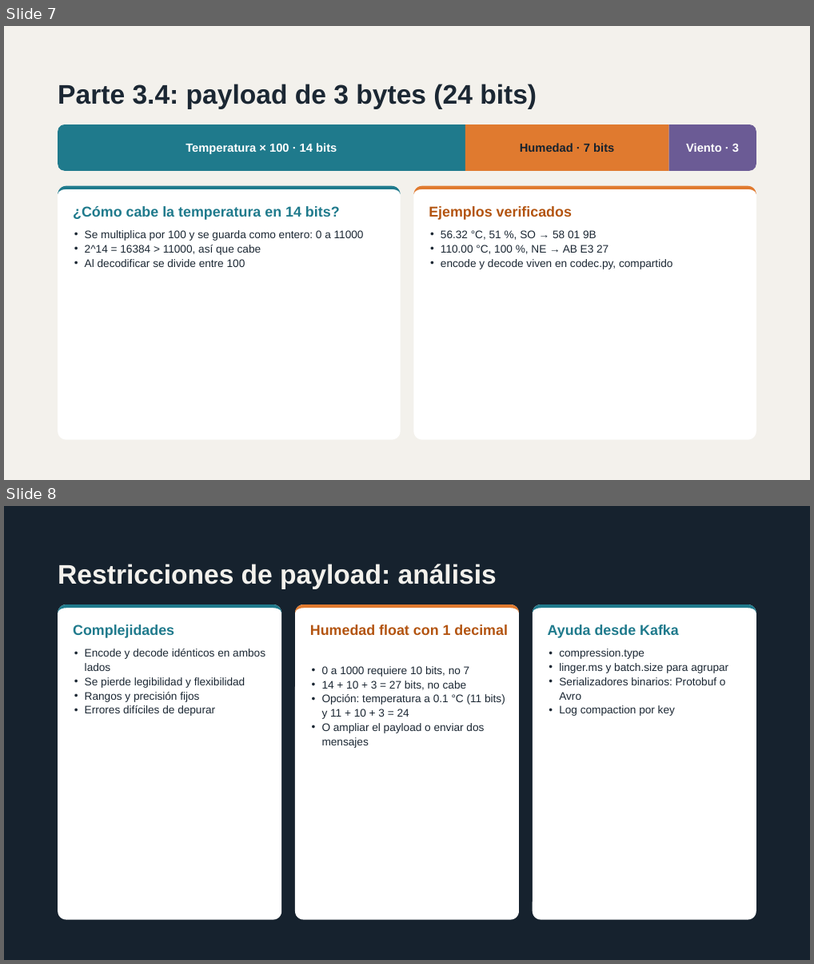
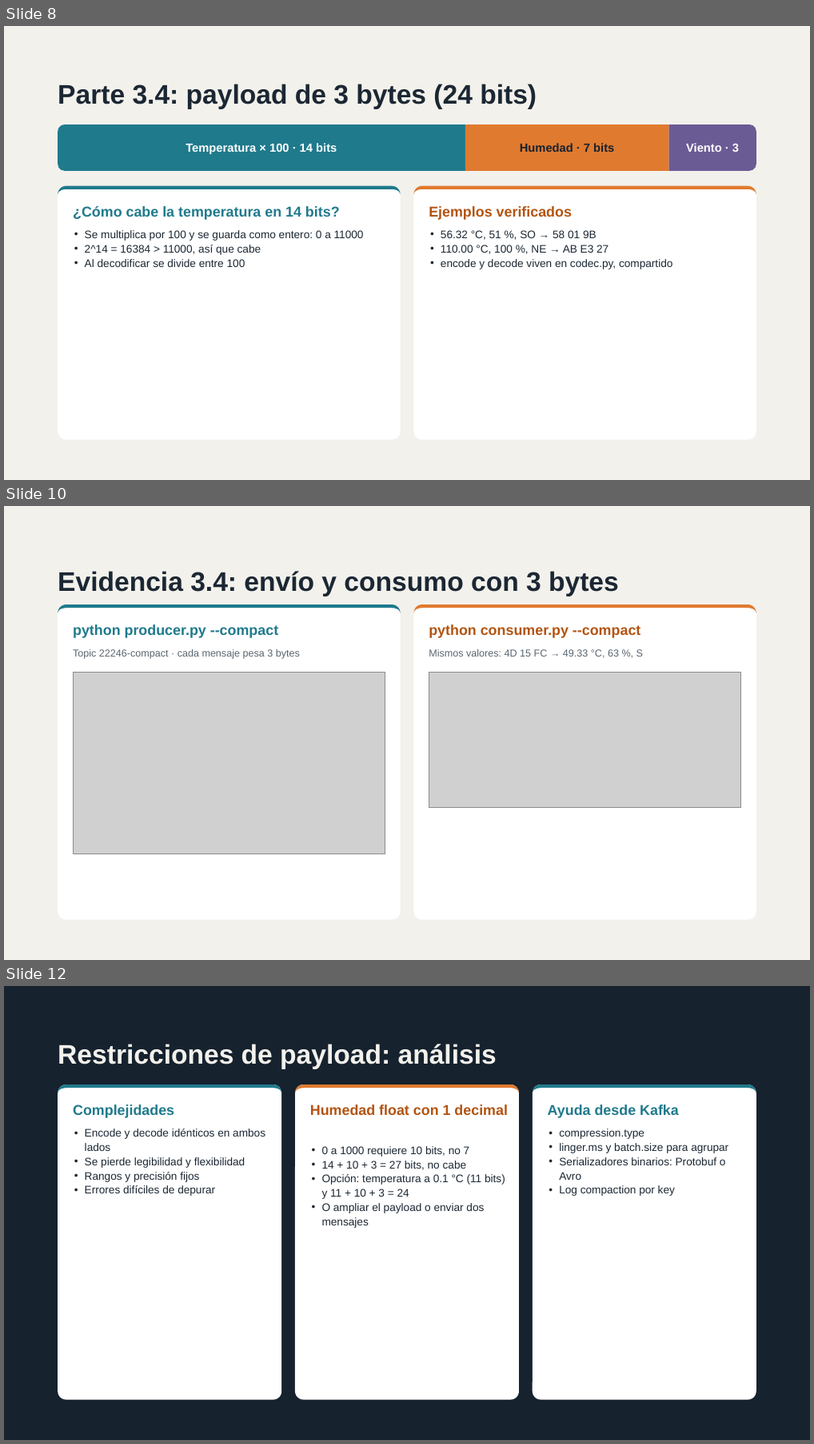
Before and after one commit to nicollegordillo/IOT-estacion-meteorologica, a slide deck: IoTEstaciónMeteorológica.pptx. Shown one above the other, each under a label of ours: slides 7 and 8 before the commit, slides 8, 10 and 12 after it; the slides between them are not shown. The pictures are 814x964 and 814x1444 pixels, drawn with LibreOffice and Linux fonts; fonts in the diff are those of the drawing; grey boxes stand for pictures. Boxes give left, top, right and bottom in pixels: in the first picture for what was removed or moved away, otherwise in the second. Text is boxed around its words. In the diff, an @@ line names an element or a change of style, - is before the commit and + after.

```diff
--- a/IoTEstaciónMeteorológica.pptx
+++ b/IoTEstaciónMeteorológica.pptx
@@ slide 10 added at box(4, 506, 810, 960), background #F3F1EC @@
@@ title added at box(58, 571, 619, 596), 32 pt, text #1B2733, bold @@
+Evidencia 3.4: envío y consumo con 3 bytes
@@ rounded rectangle added at box(58, 604, 401, 920), fill #FFFFFF @@
@@ freeform shape added at box(58, 604, 401, 920), fill #1F7A8C @@
@@ text added at box(73, 624, 278, 638), 17 pt, text #1F7A8C, bold @@
+python producer.py --compact
@@ rounded rectangle added at box(414, 604, 757, 920), fill #FFFFFF @@
@@ freeform shape added at box(414, 604, 757, 920), fill #E07A2F @@
@@ text added at box(429, 624, 641, 638), 17 pt, text #B35410, bold @@
+python consumer.py --compact
@@ text added at box(73, 649, 300, 659), 12 pt, text #5A6670 @@
+Topic 22246-compact · cada mensaje pesa 3 bytes
@@ text added at box(429, 649, 643, 658), 12 pt, text #5A6670 @@
+Mismos valores: 4D 15 FC → 49.33 °C, 63 %, S
@@ picture added at box(73, 672, 386, 854) @@
@@ picture added at box(430, 672, 742, 808) @@
@@ what was slide 7 is now slide 8 @@
@@ what was slide 8 is now slide 12 @@
```
Also in this commit, not shown: 5 other slides added, 2 slides removed, 1 other file.
